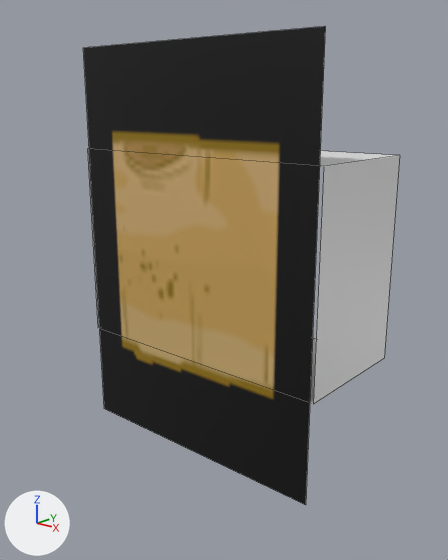
One commit to the Blender file Content/PuffBOMB/3D/Mountain/MedLogH5.blend: the scene before it, then after it.
One viewpoint serves both versions: a camera (50 mm lens) standing at (7.74, -7.0, 5.06) and looking at (1.93, -0.18, 2.51). The axes (+X, +Y, +Z) are drawn at lower left. The lights are the same throughout. Mesh edges are drawn as thin lines.
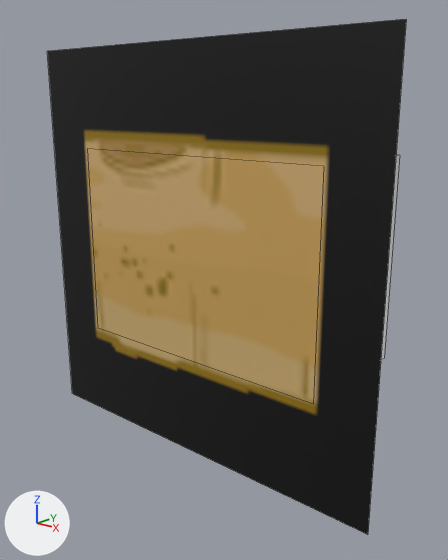
Changed parts and their boxes [x1, y1, x2, y2] in the pictures (448 x 560 px):
'Plane', reshaped (48% wider, 8% taller): before [83, 26, 325, 505]; after [47, 19, 406, 535]
'Cube', unchanged, covered by the edit: before [88, 149, 400, 404]; after [381, 155, 400, 360]

The edits, one by one:
me_plane has 4 vertices, 1 face and spans x 0.0..0.703, y 0.0..1.0, z 0.2.
me_plane is used by ob_plane; location (-0.1, 0.2, 0.0); rotation (1.571, 0.0, 0.0), in degrees (90, 0, 0); scale (5.83, 5.83, 5.83).
Part 1, on me_plane:
Vertex 0 of me_plane moves from (0.703, 1.0, 0.2) at pixel (325, 26) to (0.857, 1.0, 0.2) at pixel (406, 19).
Vertex 1 of me_plane moves from (0.703, 0.0, 0.2) at pixel (305, 505) to (0.857, 0.0, 0.2) at pixel (367, 534).
Vertex 2 of me_plane moves from (0.0, 0.0, 0.2) at pixel (104, 408) to (-0.154, 0.0, 0.2) at pixel (72, 393).
Vertex 3 of me_plane moves from (0.0, 1.0, 0.2) at pixel (83, 47) to (-0.154, 1.0, 0.2) at pixel (47, 51).
